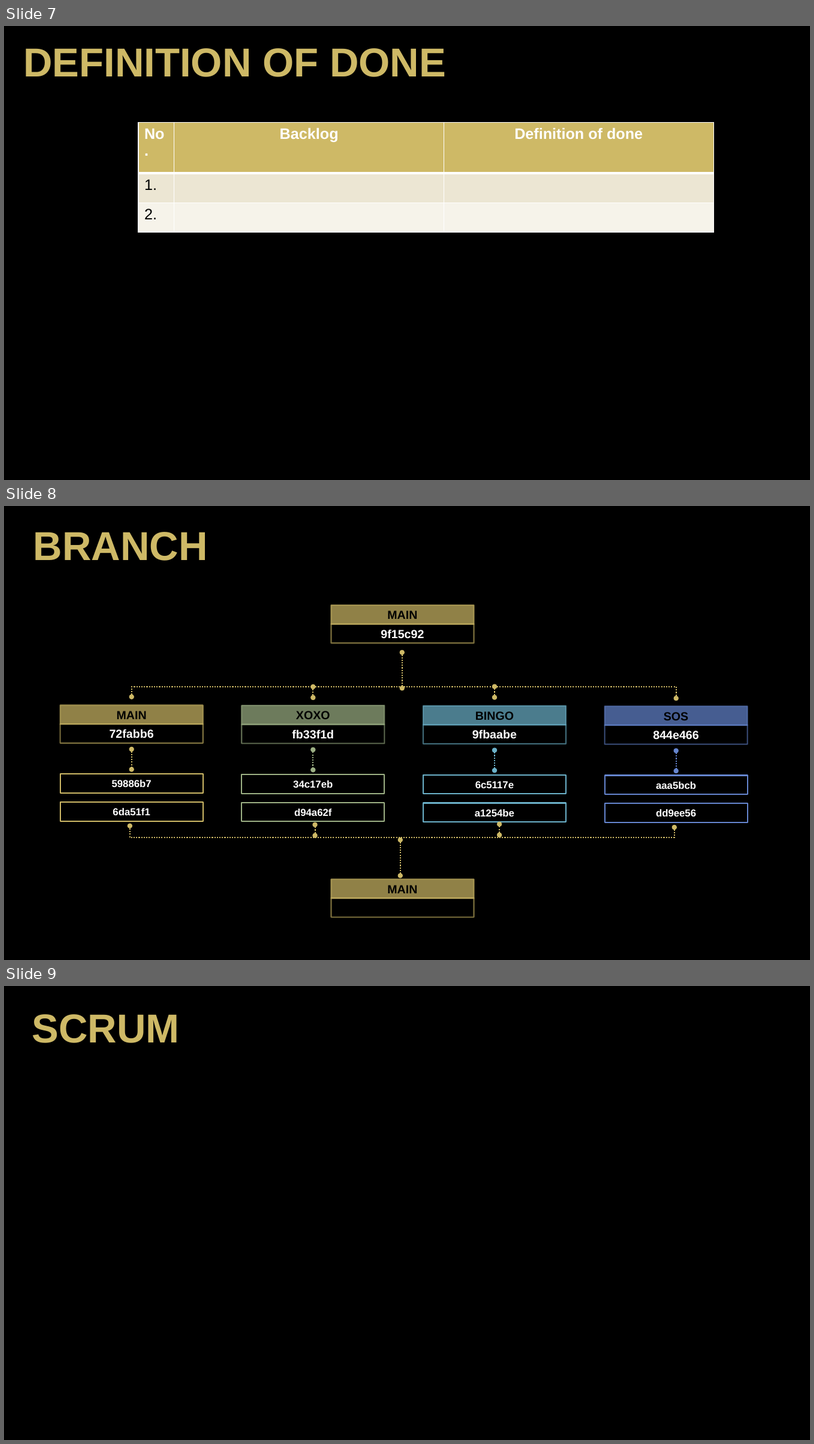
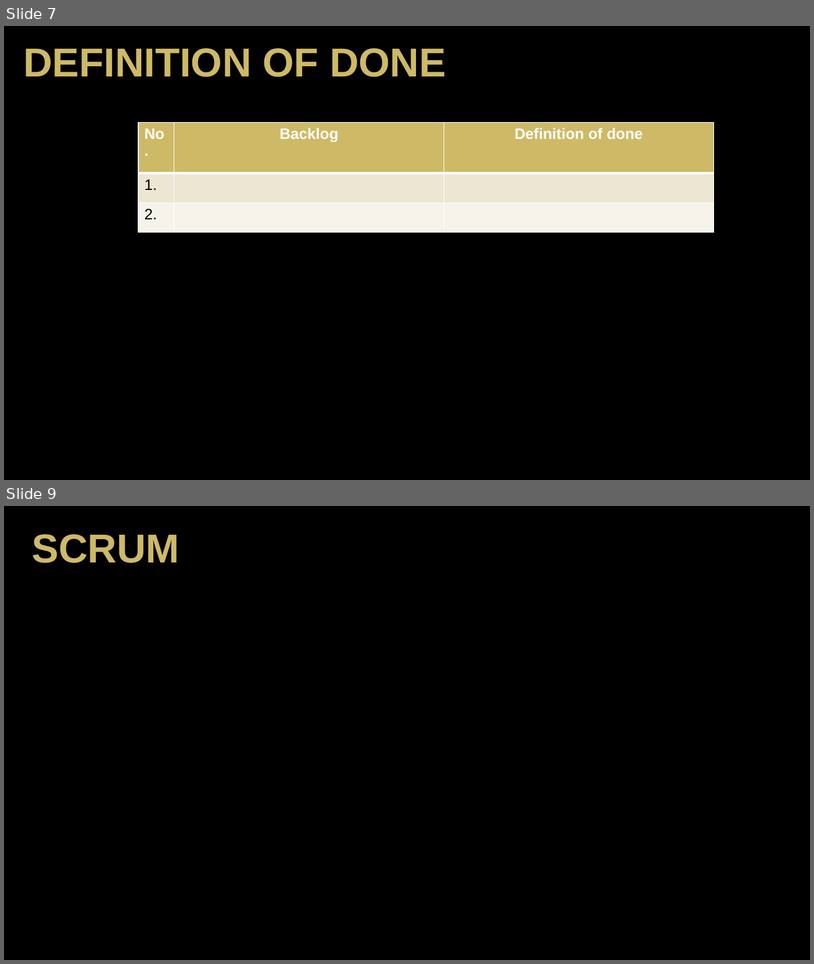
Before and after one commit to wwi150n/SCA_Games, a slide deck: PPT_Hames.pptx. Shown one above the other, each under a label of ours: slides 7, 8 and 9 before the commit, slides 7 and 9 after it; the slides between them are not shown. The pictures are 814x1444 and 814x964 pixels, drawn with LibreOffice and Linux fonts; fonts in the diff are those of the drawing. Boxes give left, top, right and bottom in pixels: in the first picture for what was removed or moved away, otherwise in the second. Text is boxed around its words. In the diff, an @@ line names an element or a change of style, - is before the commit and + after.

```diff
--- a/PPT_Hames.pptx
+++ b/PPT_Hames.pptx
@@ slide 8 removed at box(4, 506, 810, 960), background #000000 @@
@@ text removed at box(33, 532, 208, 561) @@
-BRANCH
@@ rectangle removed at box(331, 605, 474, 625) @@
-MAIN
@@ rectangle removed at box(331, 624, 474, 643) @@
-9f15c92
@@ freeform shape removed at box(402, 652, 407, 688) @@
@@ freeform shape removed at box(132, 687, 677, 699) @@
@@ freeform shape removed at box(313, 687, 313, 698) @@
@@ freeform shape removed at box(495, 686, 495, 697) @@
@@ rectangle removed at box(60, 705, 203, 724) @@
-MAIN
@@ rectangle removed at box(242, 706, 384, 725) @@
-XOXO
@@ rectangle removed at box(423, 706, 566, 725) @@
-BINGO
@@ rectangle removed at box(605, 706, 748, 726) @@
-SOS
@@ rectangle removed at box(60, 724, 203, 743) @@
-72fabb6
@@ rectangle removed at box(242, 724, 384, 744) @@
-fb33f1d
@@ rectangle removed at box(423, 724, 566, 744) @@
-9fbaabe
@@ rectangle removed at box(605, 725, 748, 744) @@
-844e466
@@ freeform shape removed at box(132, 749, 132, 769) @@
@@ freeform shape removed at box(313, 750, 313, 770) @@
@@ freeform shape removed at box(495, 750, 495, 770) @@
@@ freeform shape removed at box(677, 750, 677, 771) @@
@@ rectangle removed at box(60, 774, 203, 793) @@
-59886b7
@@ rectangle removed at box(242, 774, 384, 793) @@
-34c17eb
@@ rectangle removed at box(423, 775, 566, 793) @@
-6c5117e
@@ rectangle removed at box(605, 775, 748, 794) @@
-aaa5bcb
@@ rectangle removed at box(60, 802, 203, 820) @@
-6da51f1
@@ rectangle removed at box(242, 802, 384, 821) @@
-d94a62f
@@ rectangle removed at box(423, 803, 566, 822) @@
-a1254be
@@ rectangle removed at box(605, 803, 748, 822) @@
-dd9ee56
@@ freeform shape removed at box(130, 825, 675, 837) @@
@@ freeform shape removed at box(315, 825, 315, 835) @@
@@ freeform shape removed at box(500, 824, 500, 835) @@
@@ freeform shape removed at box(401, 840, 405, 876) @@
@@ rectangle removed at box(331, 879, 474, 898) @@
-MAIN
@@ rectangle removed at box(331, 898, 474, 918) @@
```
Also in this commit, not shown: 2 slides changed, 1 slide added.
